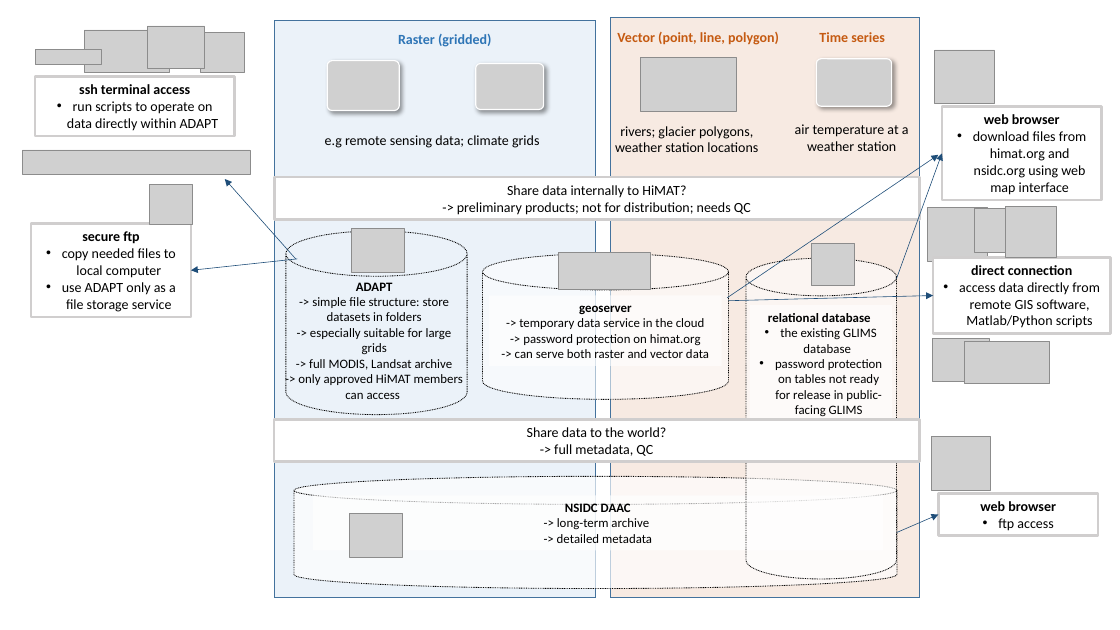
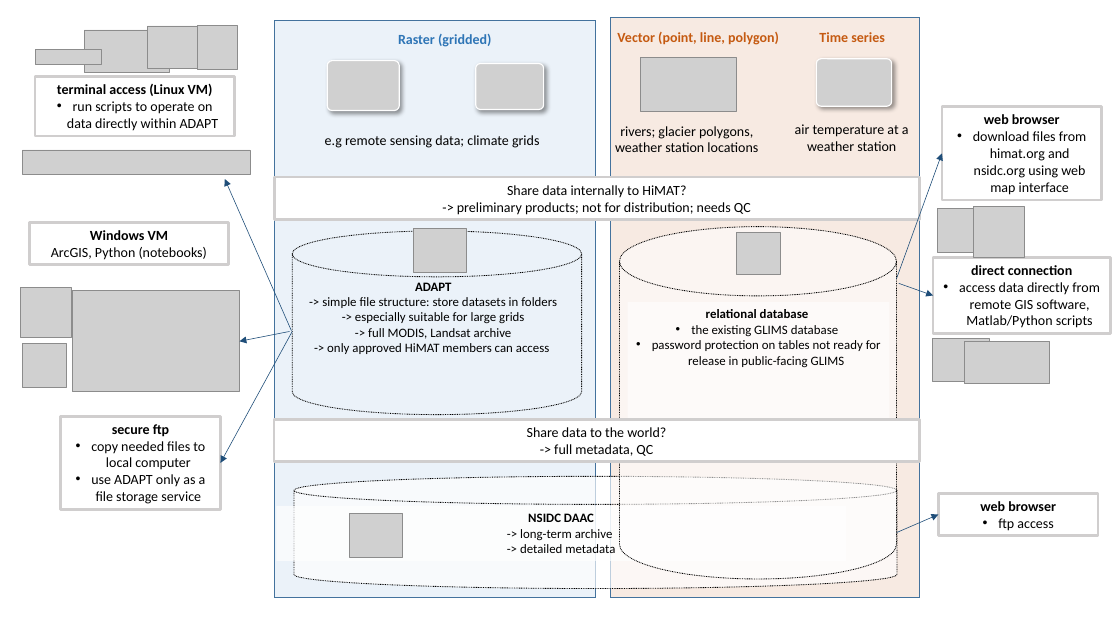
Before and after one commit to uwescience/SQL-geospatial-tutorial, a slide deck: slide 1 of files/himatDataDiagram.pptx. Drawn at 1120x630 pixels with LibreOffice and Linux fonts; fonts in the diff are those of the drawing; grey boxes stand for pictures; background and template pictures are left out. Boxes give left, top, right and bottom in pixels: in the first picture for what was removed or moved away, otherwise in the second. Text is boxed around its words. In the diff, an @@ line names an element or a change of style, - is before the commit and + after.

```diff
--- a/files/himatDataDiagram.pptx
+++ b/files/himatDataDiagram.pptx
@@ picture: place and size @@
-picture at box(201, 32, 245, 71)
+picture at box(198, 26, 238, 70)
@@ picture removed at box(935, 50, 995, 103) @@
@@ text in rectangle at box(57, 84, 213, 96): text changed @@
-ssh terminal access
+terminal access (Linux VM)
@@ arrow moved from (296, 259) - (225, 179) to (292, 331) - (225, 179) @@
@@ arrow removed from (728, 298) to (939, 155) @@
@@ picture removed at box(149, 184, 192, 223) @@
@@ picture removed at box(928, 208, 987, 261) @@
@@ picture: place and size @@
-picture at box(975, 209, 1014, 253)
+picture at box(939, 209, 978, 253)
@@ picture: place and size @@
-picture at box(1006, 207, 1056, 257)
+picture at box(974, 207, 1024, 257)
@@ rectangle added at box(29, 223, 229, 265), fill #FFFFFF, outline #D0CECE 2.25 pt, 12 pt, text #000000 @@
+Windows VM
+ArcGIS, Python (notebooks)
@@ cylinder: place and size @@
-cylinder at box(286, 231, 467, 415)
+cylinder at box(292, 231, 582, 415)
@@ picture: place and size @@
-picture at box(351, 229, 404, 272)
+picture at box(414, 229, 467, 272)
@@ cylinder: place and size @@
-cylinder at box(746, 258, 897, 579)
+cylinder at box(619, 227, 897, 579)
@@ picture: place and size @@
-picture at box(812, 244, 855, 287)
+picture at box(737, 232, 781, 275)
@@ cylinder removed at box(482, 254, 728, 400) @@
@@ picture removed at box(559, 253, 650, 290) @@
@@ picture added at box(20, 287, 71, 338) @@
@@ picture added at box(72, 291, 239, 392) @@
@@ text "ADAPT" rewrapped from box(298, 282, 463, 399) to box(322, 282, 557, 354) @@
@@ rectangle removed at box(489, 295, 722, 365) @@
-geoserver
--> temporary data service in the cloud
--> password protection on himat.org
--> can serve both raster and vector data
@@ arrow moved from (728, 301) - (933, 296) to (899, 283) - (933, 296) @@
@@ rectangle "relational database": place and size @@
-rectangle "relational database" at box(750, 305, 892, 423)
+rectangle "relational database" at box(628, 302, 890, 431)
@@ picture added at box(23, 344, 66, 387) @@
@@ arrow moved from (297, 259) - (191, 271) to (292, 332) - (220, 463) @@
@@ arrow added from (290, 332) to (239, 341), #1F4E79 0.5 pt @@
@@ rectangle "secure ftp": place and size @@
-rectangle "secure ftp" at box(31, 223, 191, 317)
+rectangle "secure ftp" at box(60, 417, 220, 510)
@@ picture removed at box(932, 437, 991, 491) @@
@@ text "NSIDC DAAC": place and size @@
-text "NSIDC DAAC" at box(557, 503, 652, 543)
+text "NSIDC DAAC" at box(520, 513, 615, 553)
```
Also in this commit, not shown: 3 other files.
